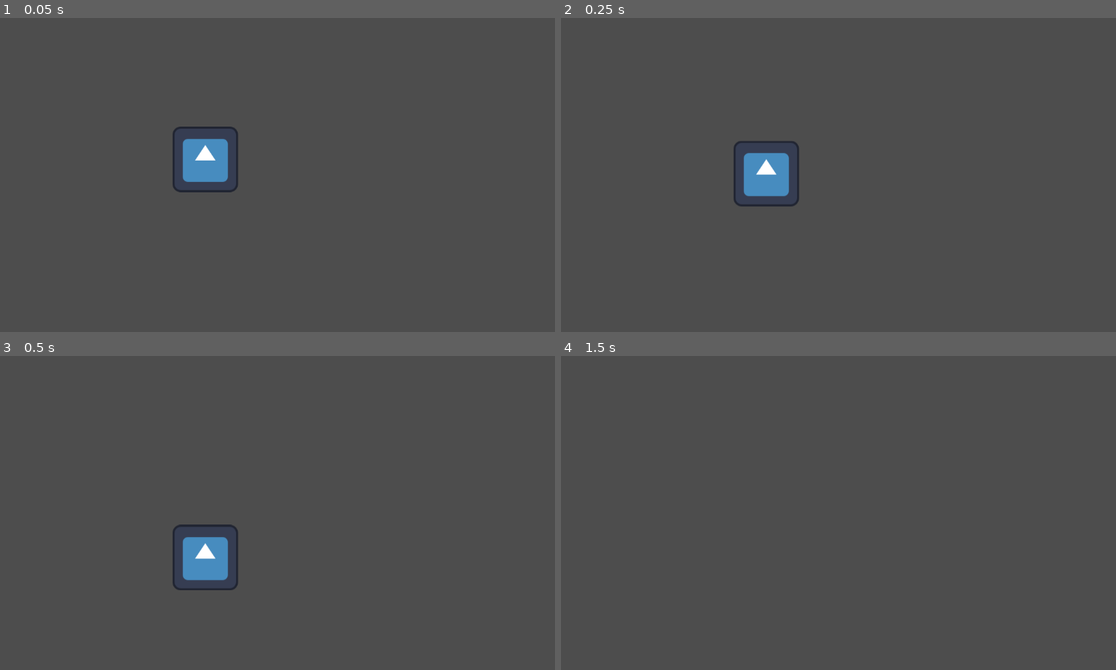
Above: before the commit, frames 1-4 (two rows, left to right).
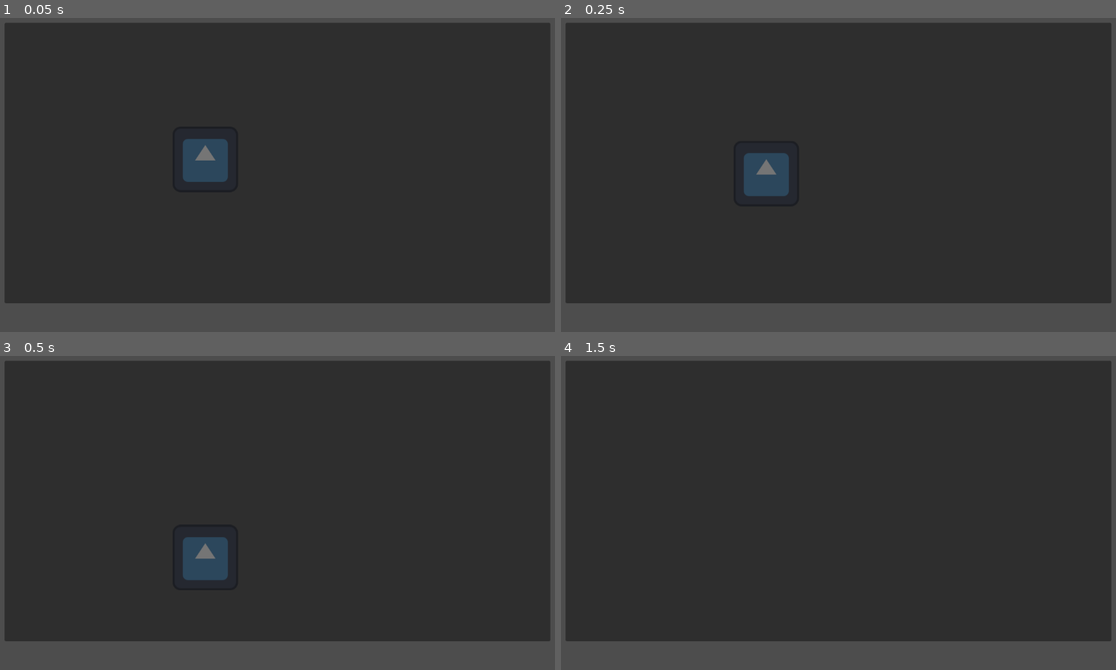
Above: after the commit, the same moments.

Repository: Tigeagle2/Team_one_game
Game: Godot game, scene res://Scenes/main_scene.tscn
Same seed, same stepped clock (60 frames per second), same inputs: the game is played once before the commit and once after it. The engine's default icon, where the game draws it, is replaced by a stand-in: a white triangle on a blue panel in a dark square.
Inputs (mouse positions are in pixels of both pictures, inside the frame that each line leads up to):
- Up to frame 1 (0.05 s): no input
- Up to frame 2 (0.25 s): no input
- Up to frame 3 (0.5 s): no input
- Up to frame 4 (1.5 s): click (660, 500) at 0.52 s; click (832, 497) at 1.27 s

The runs differ from the first frame. In frame 1, 87% of the frame differs, in the area x 0-100%, y 1-91%; in frame 2, 87%; in frame 3, 87%; in frame 4, 88%.

Commit message:
did some work, added some code and worked on the title screen

Diff:
--- /dev/null
+++ b/Scenes/Weapons/dark_choc_steak.tscn
@@ -0,0 +1,5 @@
+[gd_scene format=3 uid="uid://dvq3pxmkr5187"]
+
+[node name="dark_choc_steak" type="Area2D"]
+
+[node name="Sprite2D" type="Sprite2D" parent="."]
--- a/Scenes/main_ui.tscn
+++ b/Scenes/main_ui.tscn
@@ -1,3 +1,34 @@
-[gd_scene format=3 uid="uid://bdvohluudbabh"]
+[gd_scene load_steps=2 format=3 uid="uid://bdvohluudbabh"]
 
-[node name="Main_ui" type="CanvasLayer"]
+[ext_resource type="Script" uid="uid://cyiyvno6qa01q" path="res://Scripts/main_ui.gd" id="1_gmh8u"]
+
+[node name="main_ui" type="CanvasLayer"]
+script = ExtResource("1_gmh8u")
+
+[node name="weapon_select_panel" type="Panel" parent="."]
+offset_left = 35.0
+offset_top = 44.0
+offset_right = 1101.0
+offset_bottom = 592.0
+tooltip_text = "ggddf"
+
+[node name="TextureButton" type="TextureButton" parent="weapon_select_panel"]
+layout_mode = 0
+offset_left = 68.0
+offset_top = 138.0
+offset_right = 306.0
+offset_bottom = 403.0
+
+[node name="TextureButton2" type="TextureButton" parent="weapon_select_panel"]
+layout_mode = 0
+offset_left = 403.0
+offset_top = 136.0
+offset_right = 641.0
+offset_bottom = 401.0
+
+[node name="TextureButton3" type="TextureButton" parent="weapon_select_panel"]
+layout_mode = 0
+offset_left = 743.0
+offset_top = 129.0
+offset_right = 981.0
+offset_bottom = 394.0
--- a/Scenes/player.tscn
+++ b/Scenes/player.tscn
@@ -11,10 +11,12 @@
 collision_mask = 0
 script = ExtResource("1_v0iea")
 
-[node name="Main_ui" parent="." instance=ExtResource("2_cvnsp")]
+[node name="main_ui" parent="." instance=ExtResource("2_cvnsp")]
 
 [node name="Sprite2D" type="Sprite2D" parent="."]
 texture = ExtResource("3_6t5aa")
 
 [node name="CollisionShape2D" type="CollisionShape2D" parent="."]
 shape = SubResource("RectangleShape2D_vgqql")
+
+[node name="weapon_slot" type="Marker2D" parent="."]
--- a/Scenes/title_screen.tscn
+++ b/Scenes/title_screen.tscn
@@ -1,3 +1,14 @@
-[gd_scene format=3 uid="uid://ccw6tcxa7cfd1"]
+[gd_scene load_steps=2 format=3 uid="uid://ccw6tcxa7cfd1"]
+
+[sub_resource type="LabelSettings" id="LabelSettings_62dcu"]
+font_size = 40
 
 [node name="title_screen" type="Node2D"]
+
+[node name="Label" type="Label" parent="."]
+offset_left = 436.0
+offset_top = 113.0
+offset_right = 730.0
+offset_bottom = 168.0
+text = "Title Goes Here"
+label_settings = SubResource("LabelSettings_62dcu")
--- /dev/null
+++ b/Scripts/main_ui.gd
@@ -0,0 +1,11 @@
+extends CanvasLayer
+signal weapon_selected(weapon_name)
+
+# Called when the node enters the scene tree for the first time.
+func _ready() -> void:
+	pass # Replace with function body.
+
+
+# Called every frame. 'delta' is the elapsed time since the previous frame.
+func _process(delta: float) -> void:
+	pass
--- a/Scripts/player.gd
+++ b/Scripts/player.gd
@@ -7,8 +7,13 @@
 var jump_buffer_time: float = 0.15
 var coyote_timer: float = 0.0
 var jump_buffer_timer: float = 0.0
-
-
+var weapons_library = {
+	"choc_steak" : preload("res://Scenes/Weapons/dark_choc_steak.tscn")
+}
+@onready var weapon_slot = $weapon_slot
+@onready var ui = $main_ui
+func _ready() -> void:
+	ui.weapon_selected.connect(equip_weapon)
 func _physics_process(delta: float) -> void:
 	if is_on_floor():
 		coyote_timer = coyote_time
@@ -33,3 +38,12 @@
 		velocity.x = move_toward(velocity.x, 0, SPEED)
 
 	move_and_slide()
+func equip_weapon(weapon_name: String):
+	if not weapons_library.has(weapon_name):
+		print("weapon could not be found")
+		return
+	for child in weapon_slot.get_children():
+		child.queue_free()
+	var weapon_scene = weapons_library[weapon_name]
+	var new_weapon = weapon_scene.instantiate()
+	weapon_slot.add_child(new_weapon)
Not shown, added: Scripts/main_ui.gd.uid
